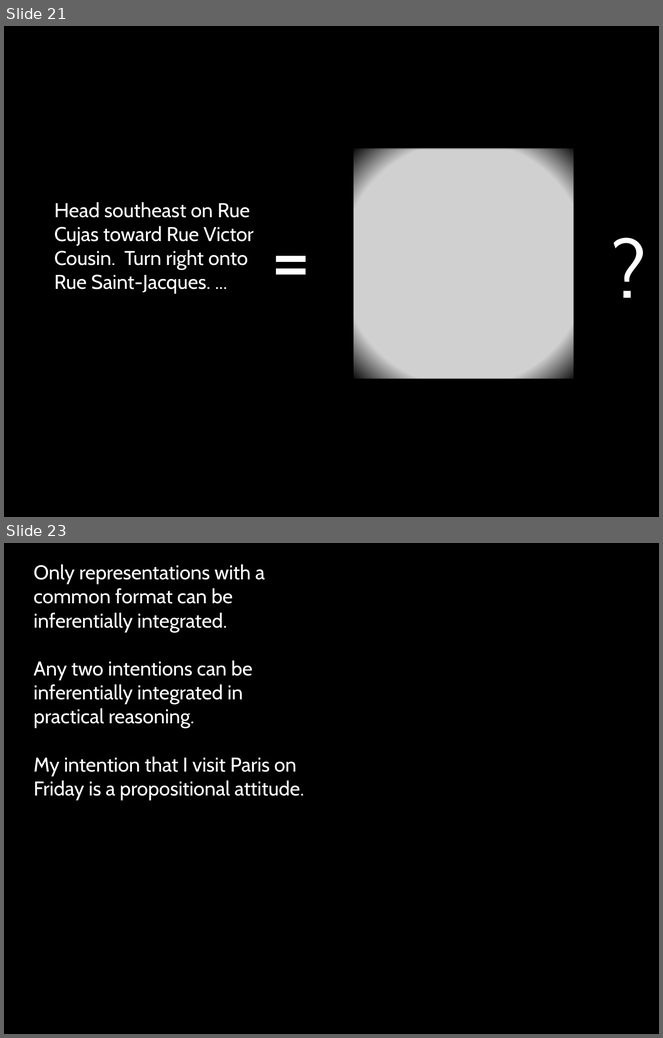
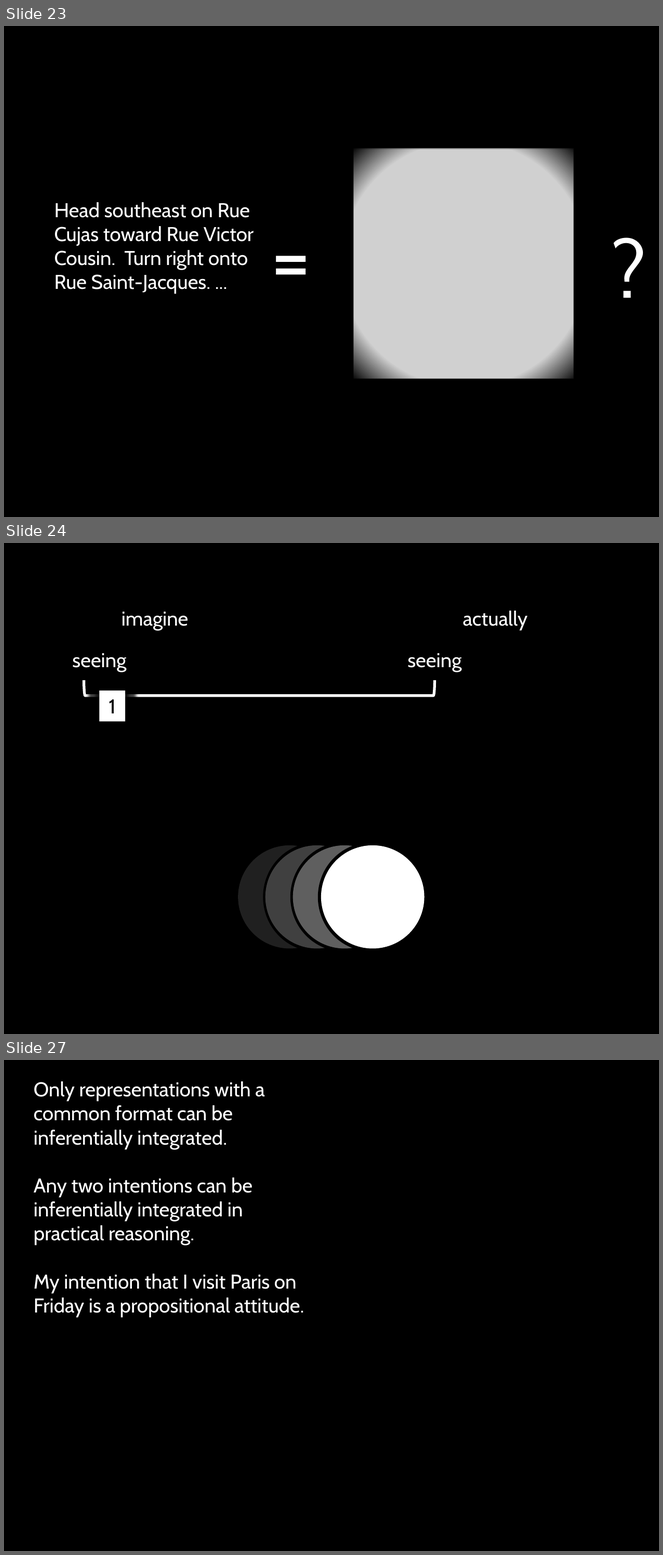
Before and after one commit to butterfill/writing, a slide deck: intention motor representation with corrado sinigaglia/conf spp submit/intention and motor representation.pptx. Shown one above the other, each under a label of ours: slides 21 and 23 before the commit, slides 23, 24 and 27 after it; the slides between them are not shown. The pictures are 663x1038 and 663x1555 pixels, drawn with LibreOffice and Linux fonts; fonts in the diff are those of the drawing; grey boxes stand for pictures. Boxes give left, top, right and bottom in pixels: in the first picture for what was removed or moved away, otherwise in the second. Text is boxed around its words. In the diff, an @@ line names an element or a change of style, - is before the commit and + after.

```diff
--- a/intention motor representation with corrado sinigaglia/conf spp submit/intention and motor representation.pptx
+++ b/intention motor representation with corrado sinigaglia/conf spp submit/intention and motor representation.pptx
@@ slide 24 added at (4,543,659,1034), background #000000 @@
@@ text added at (122,612,189,631), 22 pt, text #FFFFFF @@
+imagine
@@ text added at (463,611,528,631), 22 pt, text #FFFFFF @@
+actually
@@ text added at (72,653,126,672), 22 pt, text #FFFFFF @@
+seeing
@@ text added at (408,653,462,672), 22 pt, text #FFFFFF @@
+seeing
@@ right bracket added at (84,680,435,696), outline #FFFFFF 3 pt @@
@@ rectangle added at (100,691,125,721), fill #FFFFFF, 22 pt, text #000000 @@
+1
@@ ellipse added at (238,846,341,949), fill #404040 at 50% opacity @@
@@ ellipse added at (265,845,369,951), fill #000000, outline #000000 3 pt @@
@@ ellipse added at (266,846,369,949), fill #808080 at 50% opacity @@
@@ ellipse added at (292,845,395,951), fill #000000, outline #000000 3 pt @@
@@ ellipse added at (293,846,397,949), fill #BFBFBF at 50% opacity @@
@@ ellipse added at (319,845,423,951), fill #000000, outline #000000 3 pt @@
@@ ellipse added at (321,846,425,949), fill #FFFFFF @@
@@ what was slide 21 is now slide 23 @@
@@ what was slide 23 is now slide 27 @@
```
Also in this commit, not shown: 10 slides changed, 5 other slides added, 1 other file.
